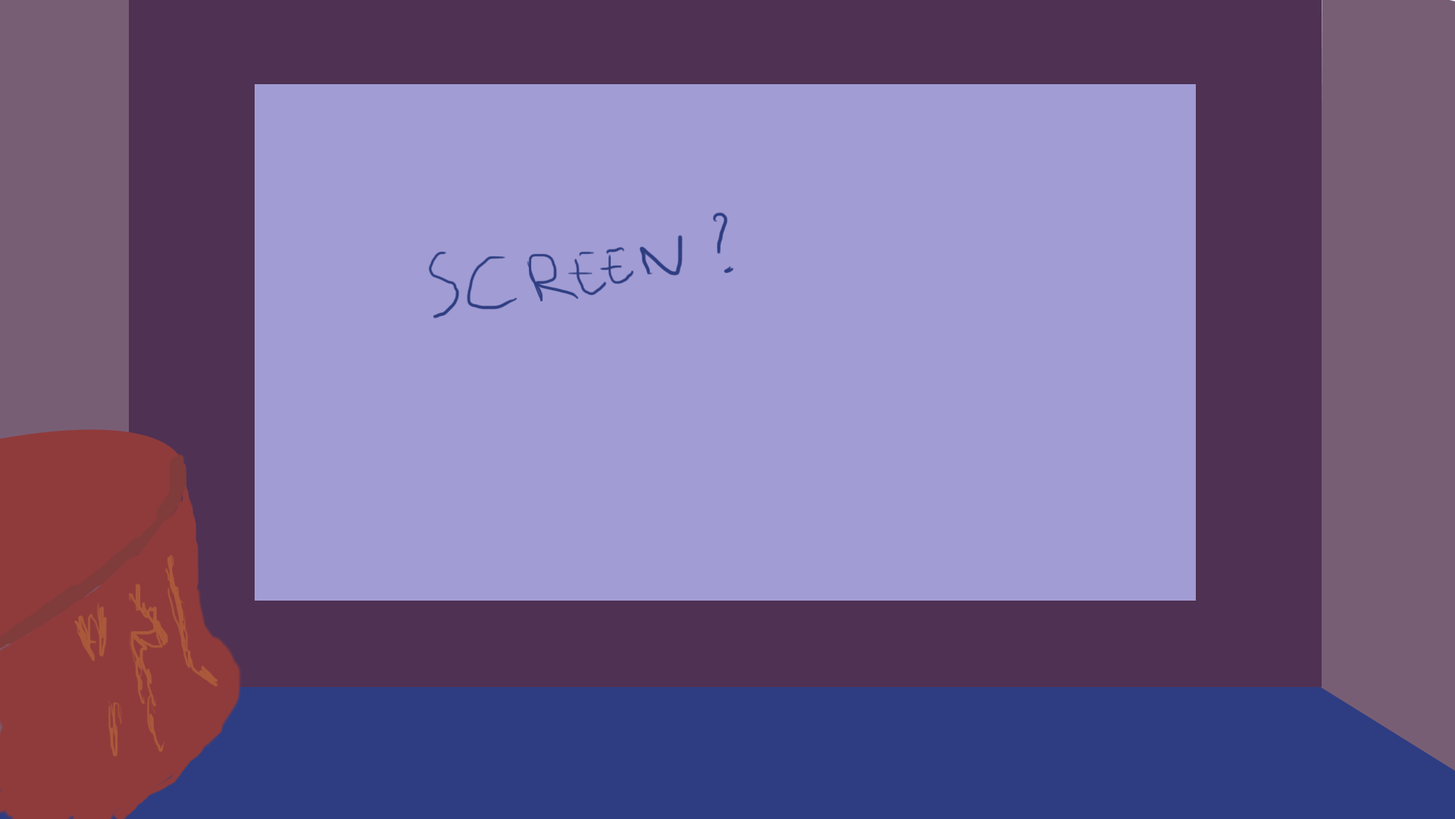
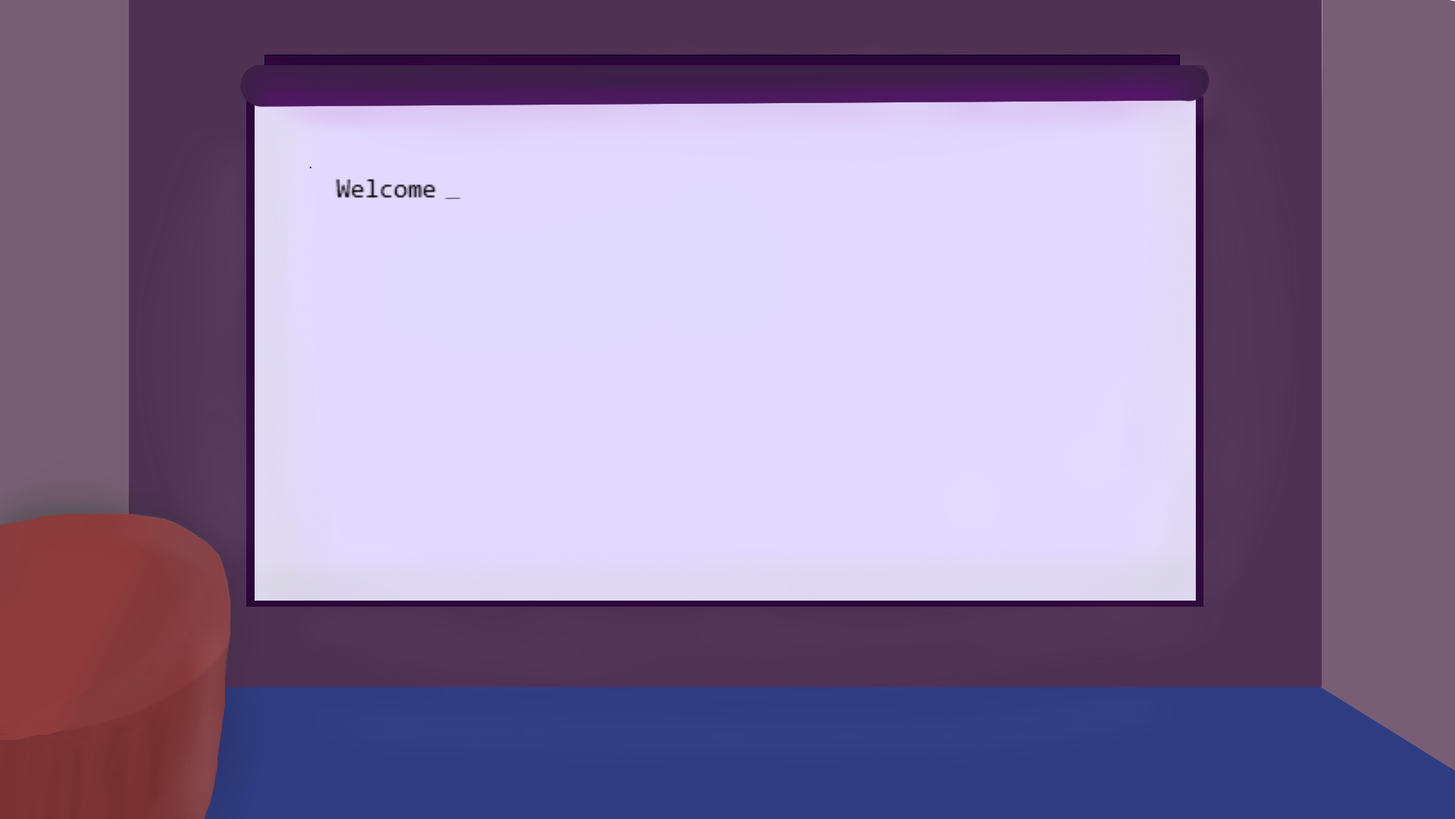
Comparing the layer stacks of the two 1455 × 819 images. Changes:
added layer "Layer8" above "Layer1" over [15, 516, 231, 819]
added layer "Layer1" above "Layer2" over [0, 511, 234, 819]
added layer "Layer2" above "Layer4" over [0, 451, 268, 819]
added layer "Layer4" above "Layer6" over [240, 54, 1210, 107]
added layer "Layer6" above "Layer10" over [112, 46, 1286, 769]
added layer "Layer10" above "Layer9" over [335, 178, 462, 201]
added layer "Layer9" above "Layer7" over [309, 165, 313, 170]
added layer "Layer7" above "Shape 1" over [254, 84, 1197, 601]
added layer "Layer5" above "Table shades" over [246, 96, 1204, 607]
painted on "Table shades" over [73, 554, 220, 757]
hid "Table", painted on it over [0, 429, 243, 819]
hid "sketch", painted on it over [138, 535, 277, 632]
